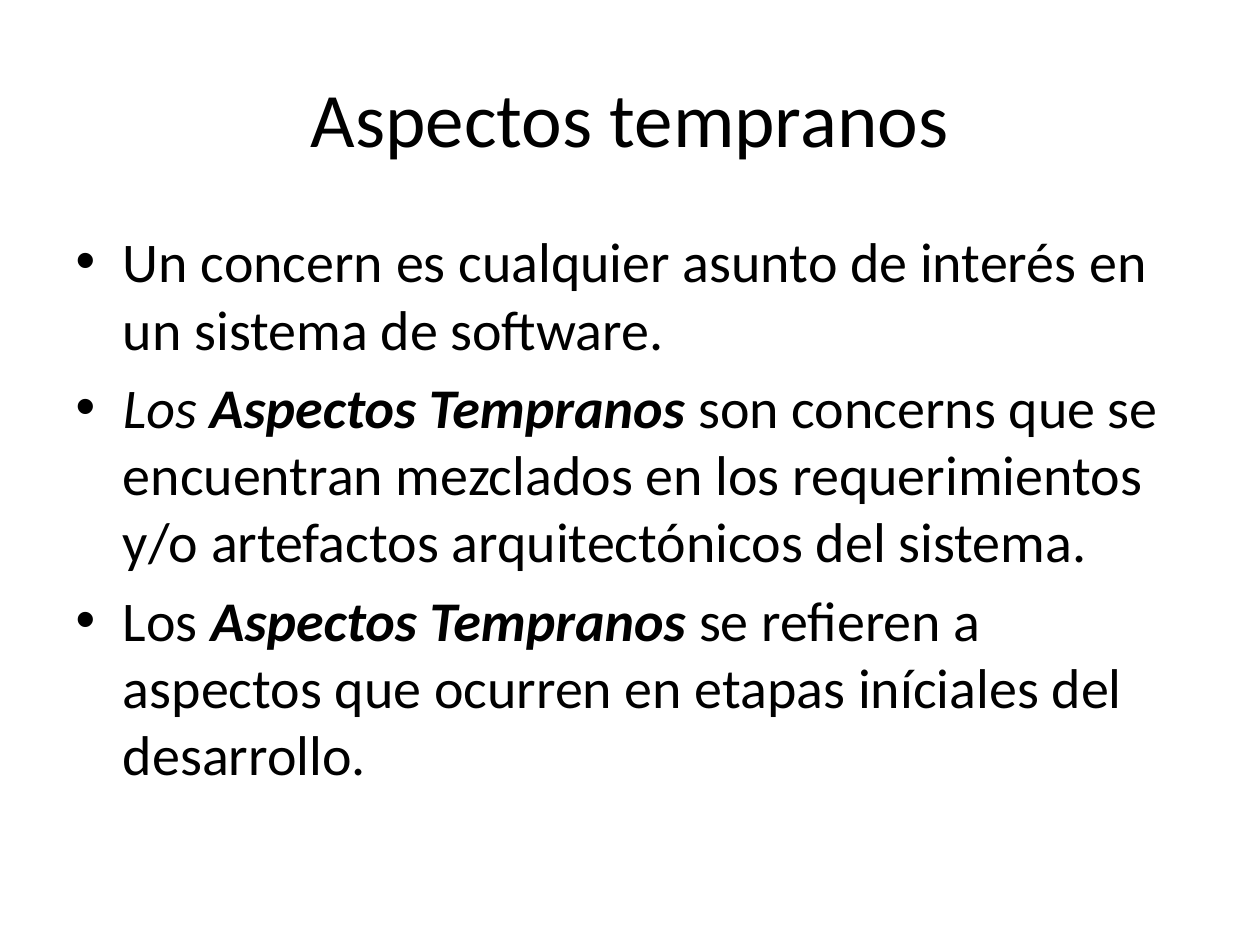
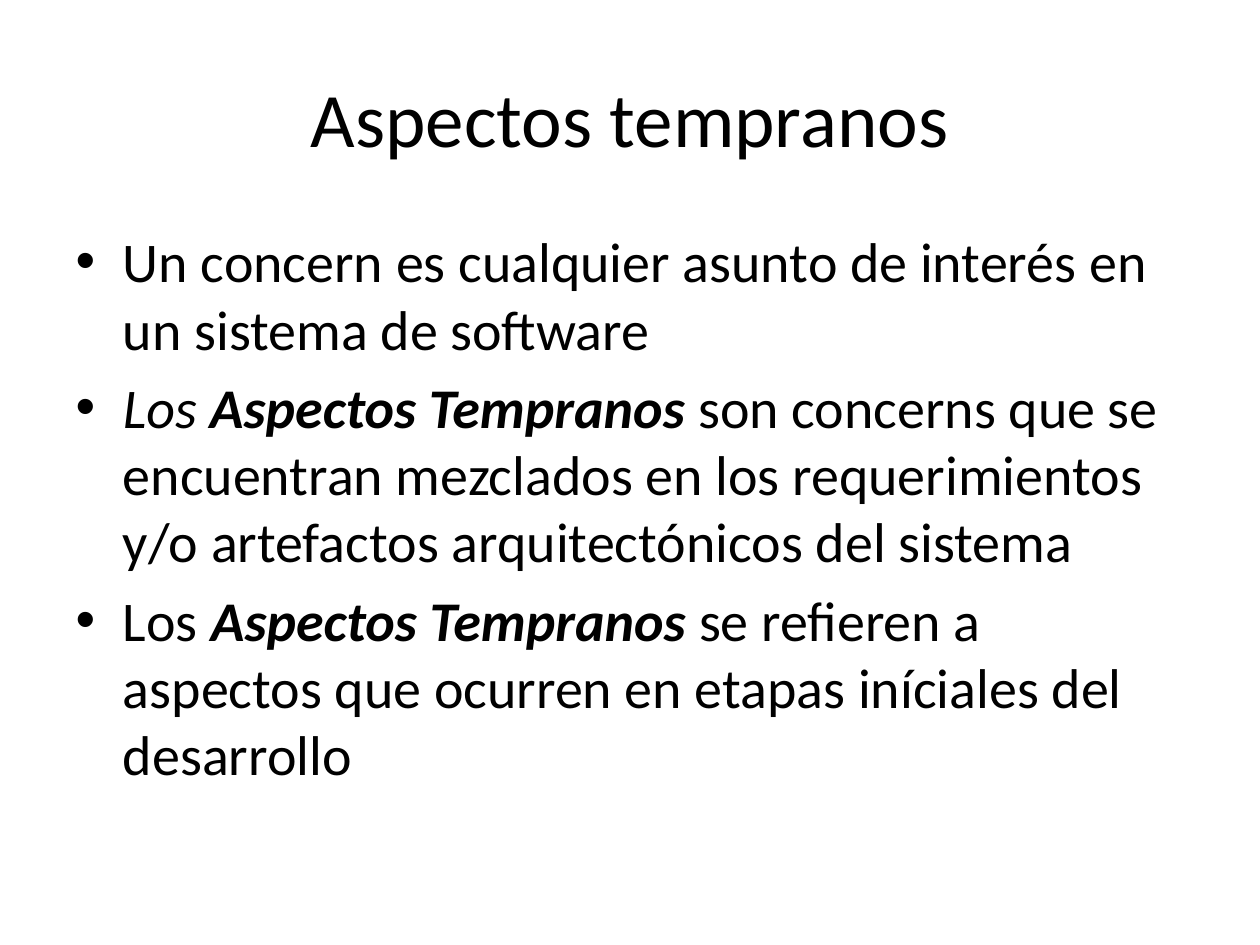
Before and after one commit to alejandrorago/qatesis2, a slide deck: slide 5 of Capitulos Finales/filiminasPeladas.pptx. Drawn at 1260x945 pixels with LibreOffice and Linux fonts; fonts in the diff are those of the drawing. Boxes give left, top, right and bottom in pixels: in the first picture for what was removed or moved away, otherwise in the second. Text is boxed around its words. In the diff, an @@ line names an element or a change of style, - is before the commit and + after.

```diff
--- a/Capitulos Finales/filiminasPeladas.pptx
+++ b/Capitulos Finales/filiminasPeladas.pptx
@@ text at [123,243,1158,776]: text changed @@
-• Un concern es cualquier asunto de interés en un sistema de software.
-• Los Aspectos Tempranos son concerns que se encuentran mezclados en los requerimientos y/o artefactos arquitectónicos del sistema.
-• Los Aspectos Tempranos se refieren a aspectos que ocurren en etapas iníciales del desarrollo.
+• Un concern es cualquier asunto de interés en un sistema de software
+• Los Aspectos Tempranos son concerns que se encuentran mezclados en los requerimientos y/o artefactos arquitectónicos del sistema
+• Los Aspectos Tempranos se refieren a aspectos que ocurren en etapas iníciales del desarrollo
```
Also in this commit, not shown: 9 other slides changed, 1 slide removed.
